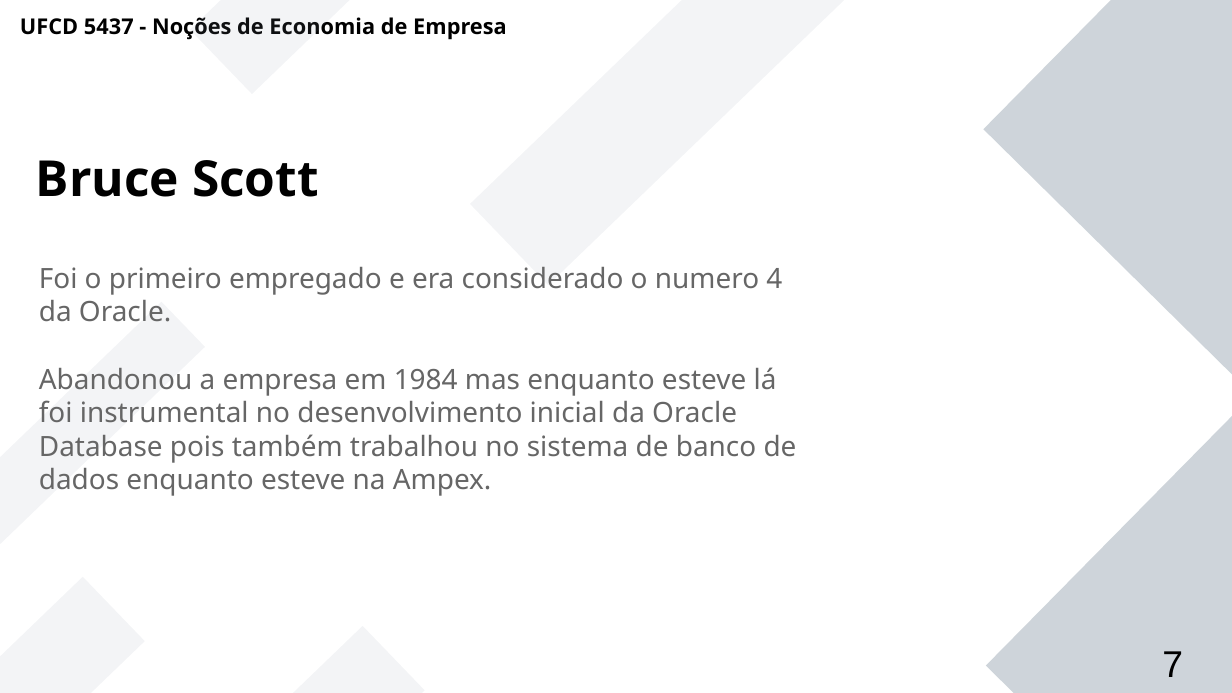
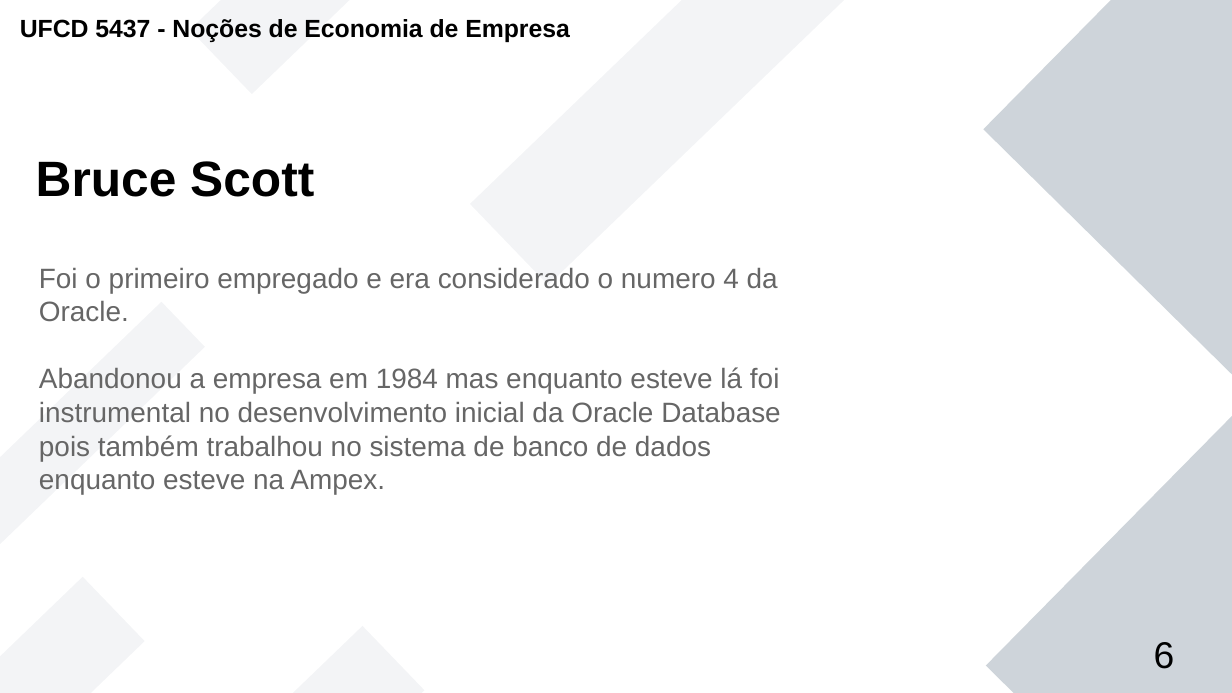
Before and after one commit to JPSCorreia/5437-Nocoes-de-Economia-de-Empresa, a slide deck: slide 6 of Trabalho de Grupo/Trabalho de Grupo - Oracle.pptx (slide 7 before the commit). Drawn at 1232x693 pixels with LibreOffice and Linux fonts; fonts in the diff are those of the drawing; background and template pictures are left out. Boxes give left, top, right and bottom in pixels: in the first picture for what was removed or moved away, otherwise in the second. Text is boxed around its words. In the diff, an @@ line names an element or a change of style, - is before the commit and + after.

```diff
--- a/Trabalho de Grupo/Trabalho de Grupo - Oracle.pptx
+++ b/Trabalho de Grupo/Trabalho de Grupo - Oracle.pptx
@@ text "UFCD 5437 - Noções de ..." at (20, 19, 570, 42): size 14 to 16 pt, font Noto Sans to Arial @@
@@ text "Bruce Scott" at (36, 161, 314, 197): font Noto Sans to Arial @@
@@ text "Foi o primeiro empregado e ..." at (39, 268, 781, 494): font Noto Sans to Arial @@
@@ page number added at (1154, 642, 1175, 669), 24 pt, text #000000 @@
+6
@@ page number removed at (1162, 651, 1183, 677) @@
-7
```
Also in this commit, not shown: 7 other slides changed, 4 slides added, 5 slides removed, 2 other files.
